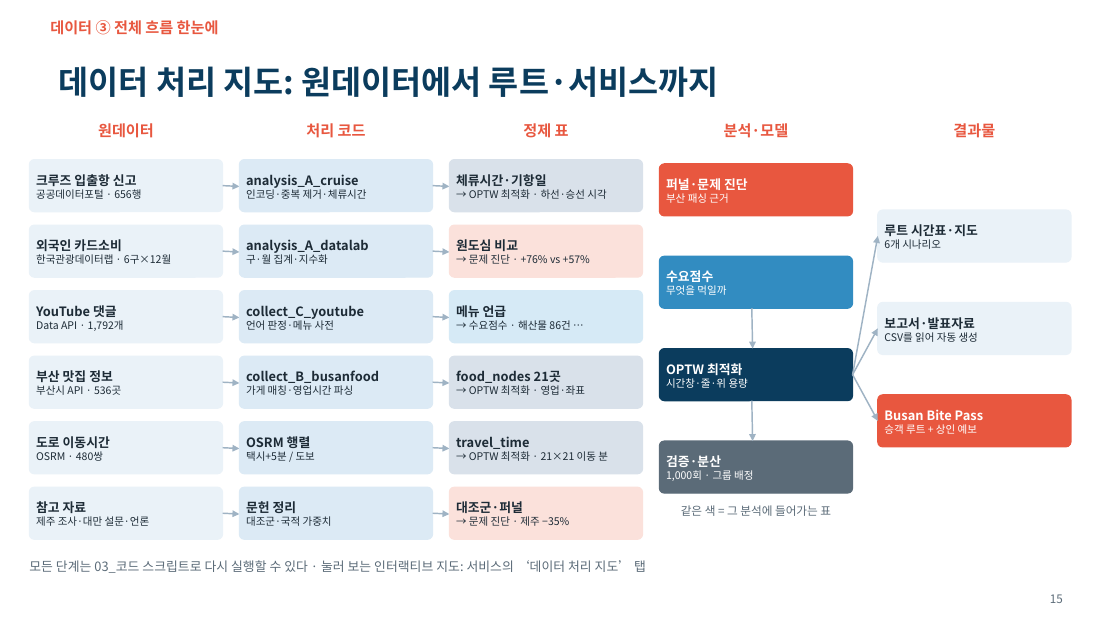
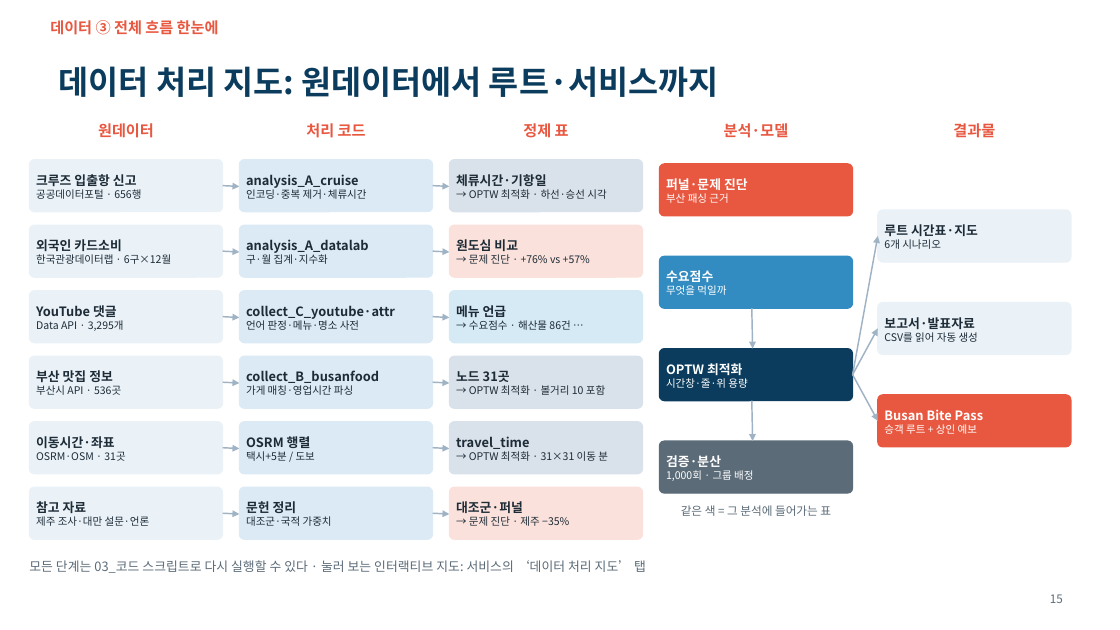
Before and after one commit to ddayoung03/busan-cruise-unpassing, a slide deck: slide 15 of 05_문서/3주차_발표자료.pptx. Drawn at 1120x630 pixels with LibreOffice and Linux fonts; fonts in the diff are those of the drawing. Boxes give left, top, right and bottom in pixels: in the first picture for what was removed or moved away, otherwise in the second. Text is boxed around its words. In the diff, an @@ line names an element or a change of style, - is before the commit and + after.

```diff
--- a/05_문서/3주차_발표자료.pptx
+++ b/05_문서/3주차_발표자료.pptx
@@ text at box(36, 305, 124, 331): text changed @@
-YouTube 댓글
-Data API · 1,792개
+YouTube 댓글
+Data API · 3,295개
@@ text at box(246, 305, 395, 330): text changed @@
-collect_C_youtube
-언어 판정·메뉴 사전
+collect_C_youtube·attr
+언어 판정·메뉴·명소 사전
@@ text at box(456, 371, 605, 395): text changed @@
-food_nodes 21곳
-→ OPTW 최적화 · 영업·좌표
+노드 31곳
+→ OPTW 최적화 · 볼거리 10 포함
@@ text at box(36, 436, 125, 461): text changed @@
-도로 이동시간
-OSRM · 480쌍
+이동시간·좌표
+OSRM·OSM · 31곳
@@ text at box(456, 436, 608, 461): text changed @@
-travel_time
-→ OPTW 최적화 · 21×21 이동 분
+travel_time
+→ OPTW 최적화 · 31×31 이동 분
```
Also in this commit, not shown: 21 other slides changed, 5 slides added, 19 other files.
